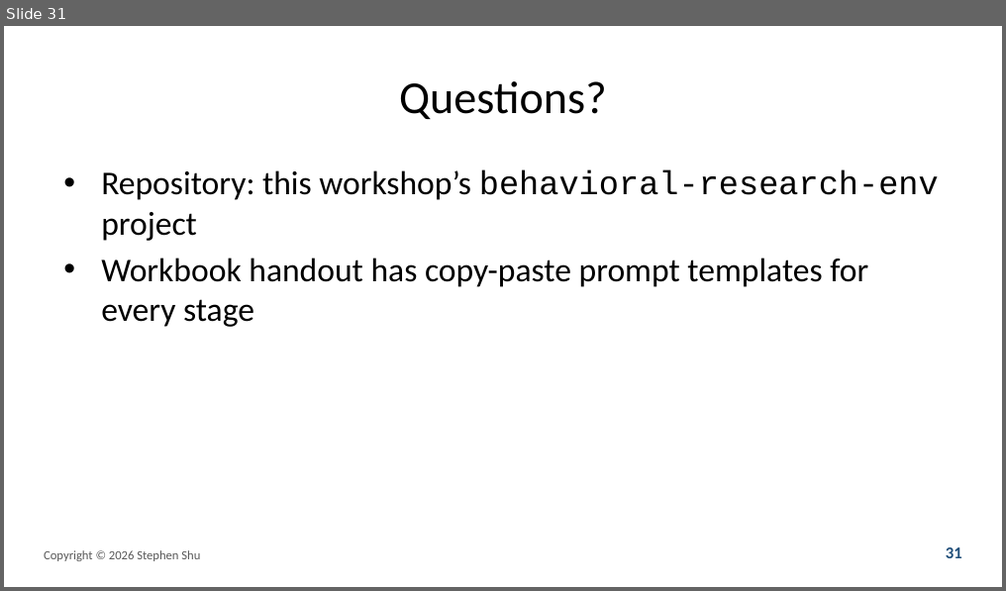
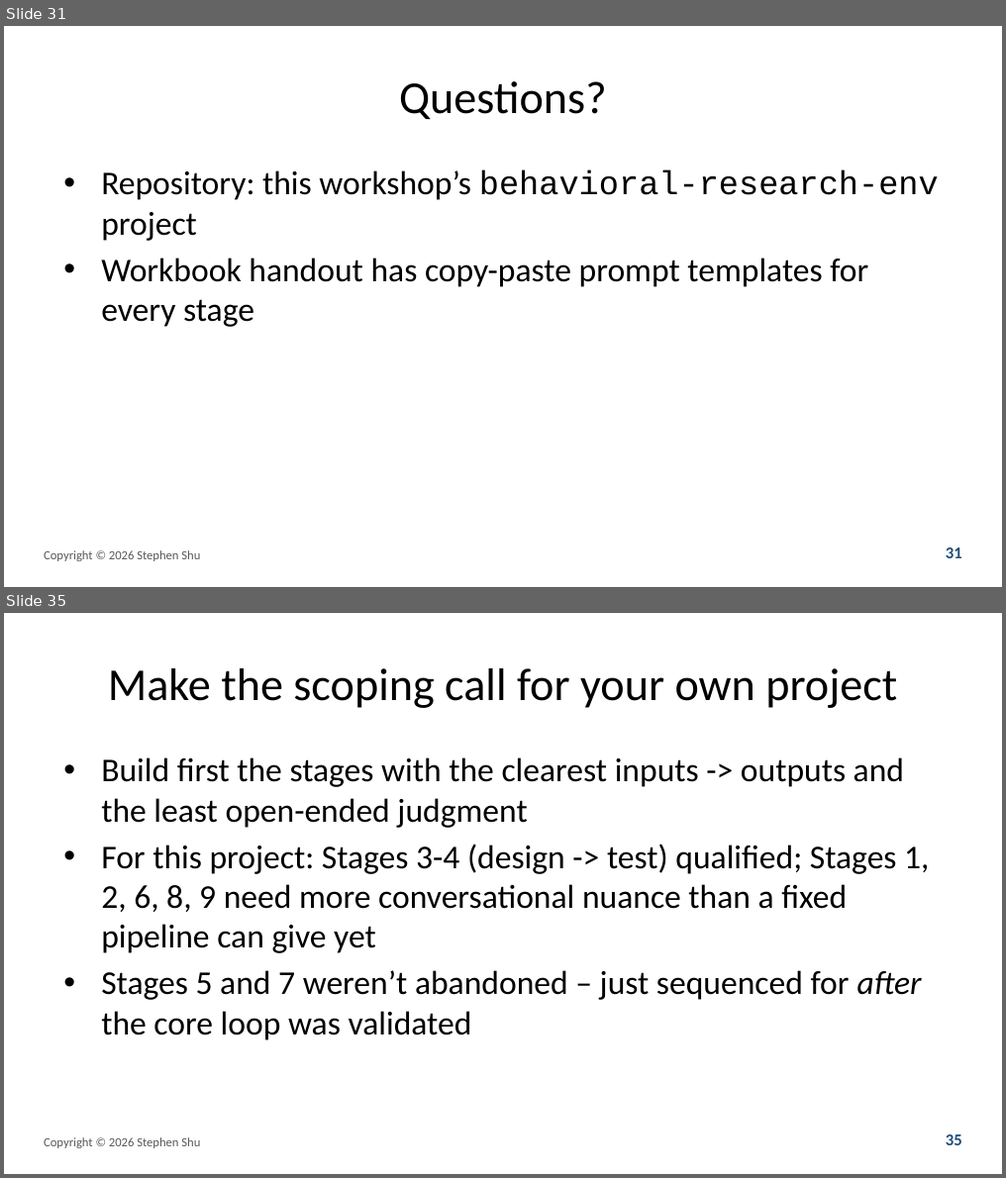
Before and after one commit to prof-stephenshu/behavioral-research-env, a slide deck: presentations/2026-workshop/slides.pptx. Shown one above the other, each under a label of ours: slide 31 before the commit, slides 31 and 35 after it; the slides between them are not shown. The pictures are 1006x591 and 1006x1178 pixels, drawn with LibreOffice and Linux fonts; fonts in the diff are those of the drawing. Boxes give left, top, right and bottom in pixels: in the first picture for what was removed or moved away, otherwise in the second. Text is boxed around its words. In the diff, an @@ line names an element or a change of style, - is before the commit and + after.

Commit message:
Add appendix on bootstrapping your own N-stage workflow
Adds a 7-slide appendix to the deck and a matching Section 7 to the
workbook, aimed at someone who wants to set up this kind of workflow
for a different research topic from a bare repository (this project
already has the Stage 3/4/5/7 skills; a new user would not).

Content walks through the planning process itself rather than just
skill-file syntax: (1) plan all 9 stages with Claude Code before
building anything, (2) make an explicit scoping call about which
stages to build first based on how well-specified their inputs and
outputs are, (3) a concrete bootstrap prompt for drafting a new
SKILL.md from an existing one as a style reference, (4) validate on a
tiny throwaway example before scaling, and (5) a tie-back noting this
project itself later expanded from Stages 3-4 to include 5 and 7 once
validated, rather than stopping there.

New roadmap_diagram.png (via make_roadmap_diagram.py, adapted from the
existing pipeline diagram script) visualizes the three-tier call:
build now (3, 4), build next (5, 7), reserved (1, 2, 6, 8, 9). Used in
both the slide appendix and the workbook appendix.

Also added a one-line pointer from workbook Section 3 to the new
Section 7, for readers who don't yet have the skill files it assumes.

```diff
--- a/presentations/2026-workshop/slides.pptx
+++ b/presentations/2026-workshop/slides.pptx
@@ slide 35 added at (4, 613, 1002, 1174), background #FFFFFF @@
@@ title added at (108, 668, 897, 708), 33 pt, text #000000 @@
+Make the scoping call for your own project
@@ text added at (101, 758, 929, 1041), 24 pt, text #000000 @@
+• Build first the stages with the clearest inputs -> outputs and the least open-ended judgment
+• For this project: Stages 3-4 (design -> test) qualified; Stages 1, 2, 6, 8, 9 need more conversational nuance than a fixed pipeline can give yet
+• Stages 5 and 7 weren’t abandoned – just sequenced for after the core loop was validated
@@ text added at (44, 1138, 200, 1149), 9 pt, text #595959 @@
+Copyright © 2026 Stephen Shu
@@ text added at (945, 1135, 962, 1146), 12 pt, text #1F4E79, bold @@
+35
```
Also in this commit, not shown: 6 other slides added, 5 other files.
